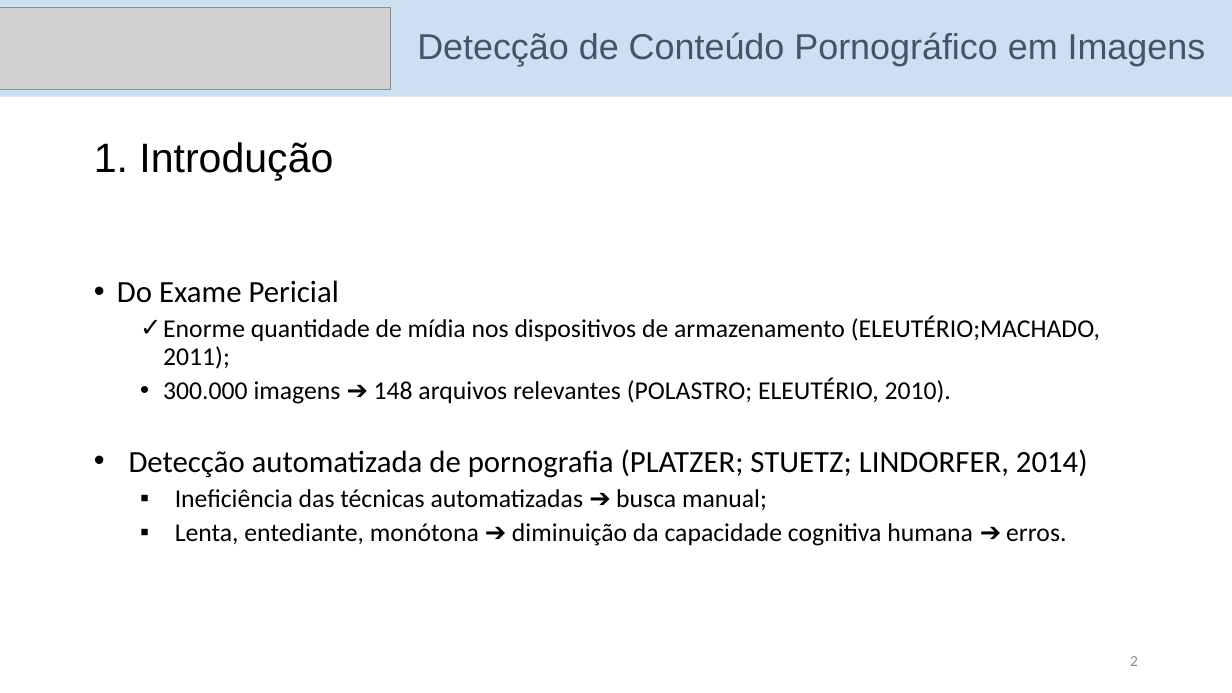
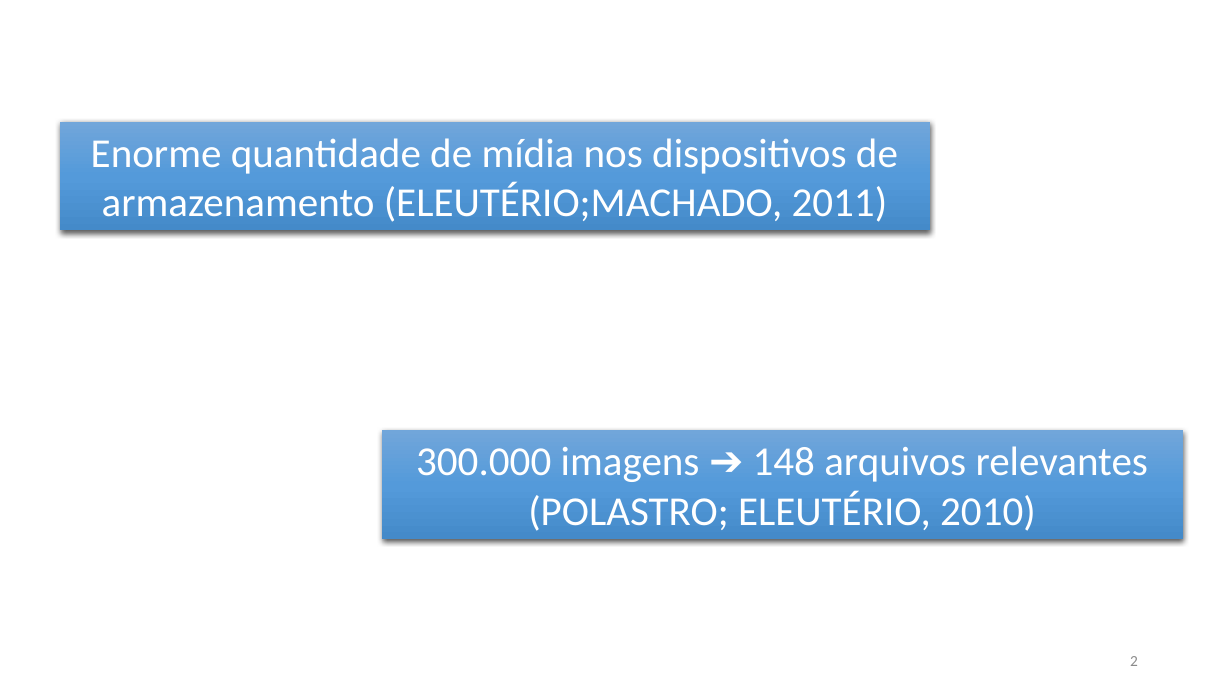
Before and after one commit to danilocoura/Aprendizagem-de-Maquina, a slide deck: slide 2 of Projeto/apresentacao Aprendizagem de Maquina.pptx. Drawn at 1232x693 pixels with LibreOffice and Linux fonts; fonts in the diff are those of the drawing; grey boxes stand for pictures; background and template pictures are left out. Boxes give left, top, right and bottom in pixels: in the first picture for what was removed or moved away, otherwise in the second. Text is boxed around its words. In the diff, an @@ line names an element or a change of style, - is before the commit and + after.

```diff
--- a/Projeto/apresentacao Aprendizagem de Maquina.pptx
+++ b/Projeto/apresentacao Aprendizagem de Maquina.pptx
@@ rectangle removed at (x1=0, y1=0, x2=1232, y2=97) @@
@@ picture removed at (x1=0, y1=7, x2=391, y2=90) @@
@@ title removed at (x1=417, y1=32, x2=1206, y2=66) @@
-Detecção de Conteúdo Pornográfico em Imagens
@@ rectangle added at (x1=60, y1=122, x2=930, y2=231), fill gradient #71A6DB to #559BDB to #448ACA, 32 pt, text #FFFFFF @@
+Enorme quantidade de mídia nos dispositivos de armazenamento (ELEUTÉRIO;MACHADO, 2011)
@@ text removed at (x1=94, y1=142, x2=333, y2=180) @@
-1. Introdução
@@ text removed at (x1=117, y1=280, x2=1100, y2=546) @@
-• Do Exame Pericial
-  ✓ Enorme quantidade de mídia nos dispositivos de armazenamento (ELEUTÉRIO;MACHADO, 2011);
-  • 300.000 imagens ➔ 148 arquivos relevantes (POLASTRO; ELEUTÉRIO, 2010).
-  • Detecção automatizada de pornografia (PLATZER; STUETZ; LINDORFER, 2014)
-    ▪ Ineficiência das técnicas automatizadas ➔ busca manual;
-    ▪ Lenta, entediante, monótona ➔ diminuição da capacidade cognitiva humana ➔ erros.
@@ rectangle added at (x1=382, y1=431, x2=1183, y2=540), fill gradient #71A6DB to #559BDB to #448ACA, 32 pt, text #FFFFFF @@
+300.000 imagens ➔ 148 arquivos relevantes (POLASTRO; ELEUTÉRIO, 2010)
```
Also in this commit, not shown: 7 other slides changed, 22 slides added, 6 slides removed, 4 other files.
